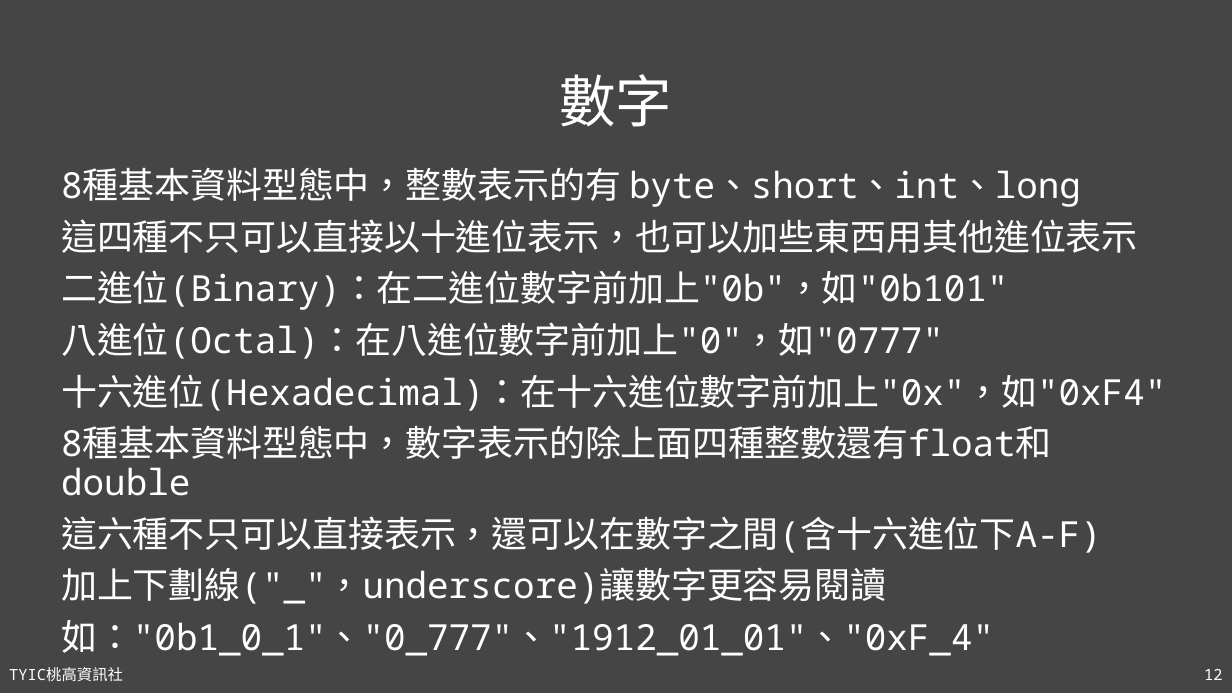
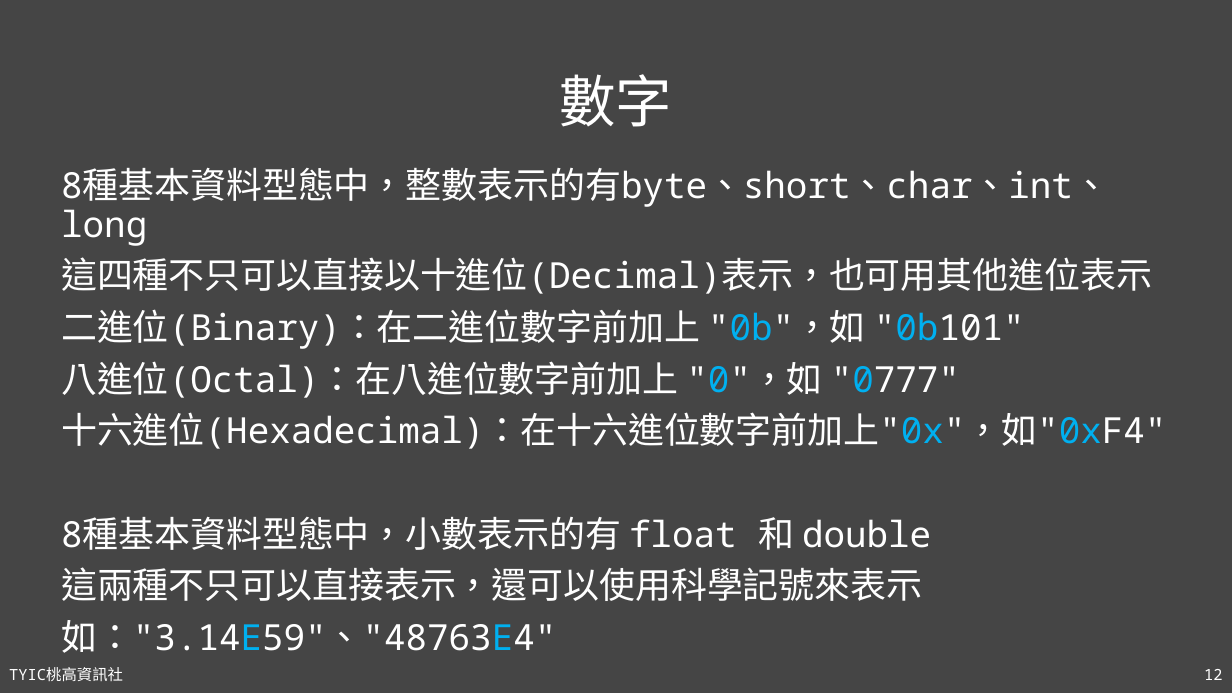
Before and after one commit to TYSHIC/slides, a slide deck: slide 12 of powerpoint/04_初探Java.pptx. Drawn at 1232x693 pixels with LibreOffice and Linux fonts; fonts in the diff are those of the drawing. Boxes give left, top, right and bottom in pixels: in the first picture for what was removed or moved away, otherwise in the second. Text is boxed around its words. In the diff, an @@ line names an element or a change of style, - is before the commit and + after.

```diff
--- a/powerpoint/04_初探Java.pptx
+++ b/powerpoint/04_初探Java.pptx
@@ text at (x1=61, y1=168, x2=1152, y2=398): text changed @@
-8種基本資料型態中，整數表示的有 byte、short、int、long
-這四種不只可以直接以十進位表示，也可以加些東西用其他進位表示
-二進位(Binary)：在二進位數字前加上"0b"，如"0b101"
-八進位(Octal)：在八進位數字前加上"0"，如"0777"
+8種基本資料型態中，整數表示的有byte、short、char、int、long
+這四種不只可以直接以十進位(Decimal)表示，也可用其他進位表示
+二進位(Binary)：在二進位數字前加上 "0b"，如 "0b101"
+八進位(Octal)：在八進位數字前加上 "0"，如 "0777"
@@ text at (x1=61, y1=412, x2=1166, y2=449): text colour #FFFFFF to #00B0F0 in "十六進位(Hexadecimal)：在十六進位數字前加上"0x"，如"0xF4"" @@
@@ text at (x1=61, y1=517, x2=931, y2=653): text changed @@
-8種基本資料型態中，數字表示的除上面四種整數還有float和double
-這六種不只可以直接表示，還可以在數字之間(含十六進位下A-F)
-加上下劃線("_"，underscore)讓數字更容易閱讀
-如："0b1_0_1"、"0_777"、"1912_01_01"、"0xF_4"
+8種基本資料型態中，小數表示的有 float 和 double
+這兩種不只可以直接表示，還可以使用科學記號來表示
+如："3.14E59"、"48763E4"
```
Also in this commit, not shown: 9 other slides changed, 2 slides added, 1 slide removed, 1 other file.
